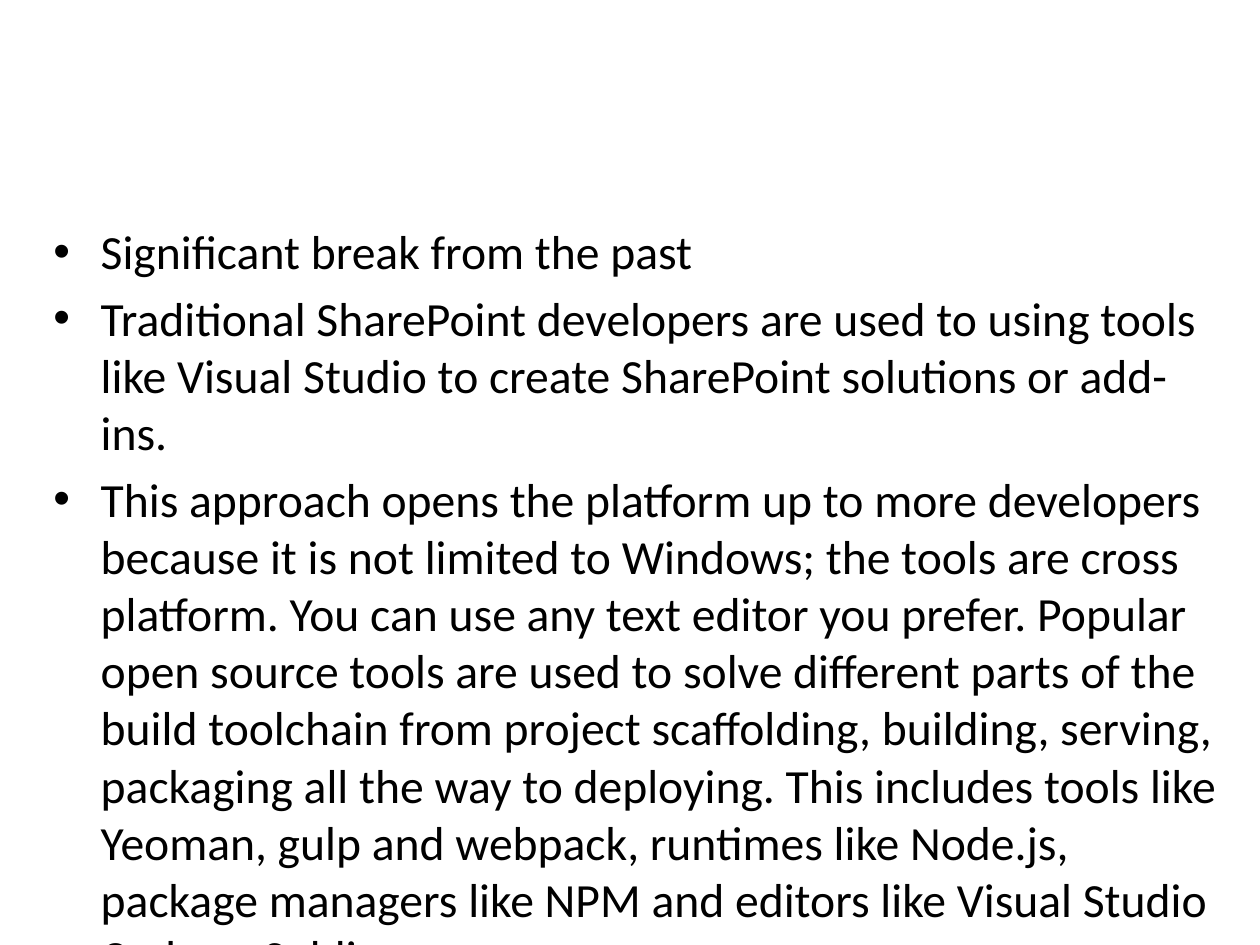
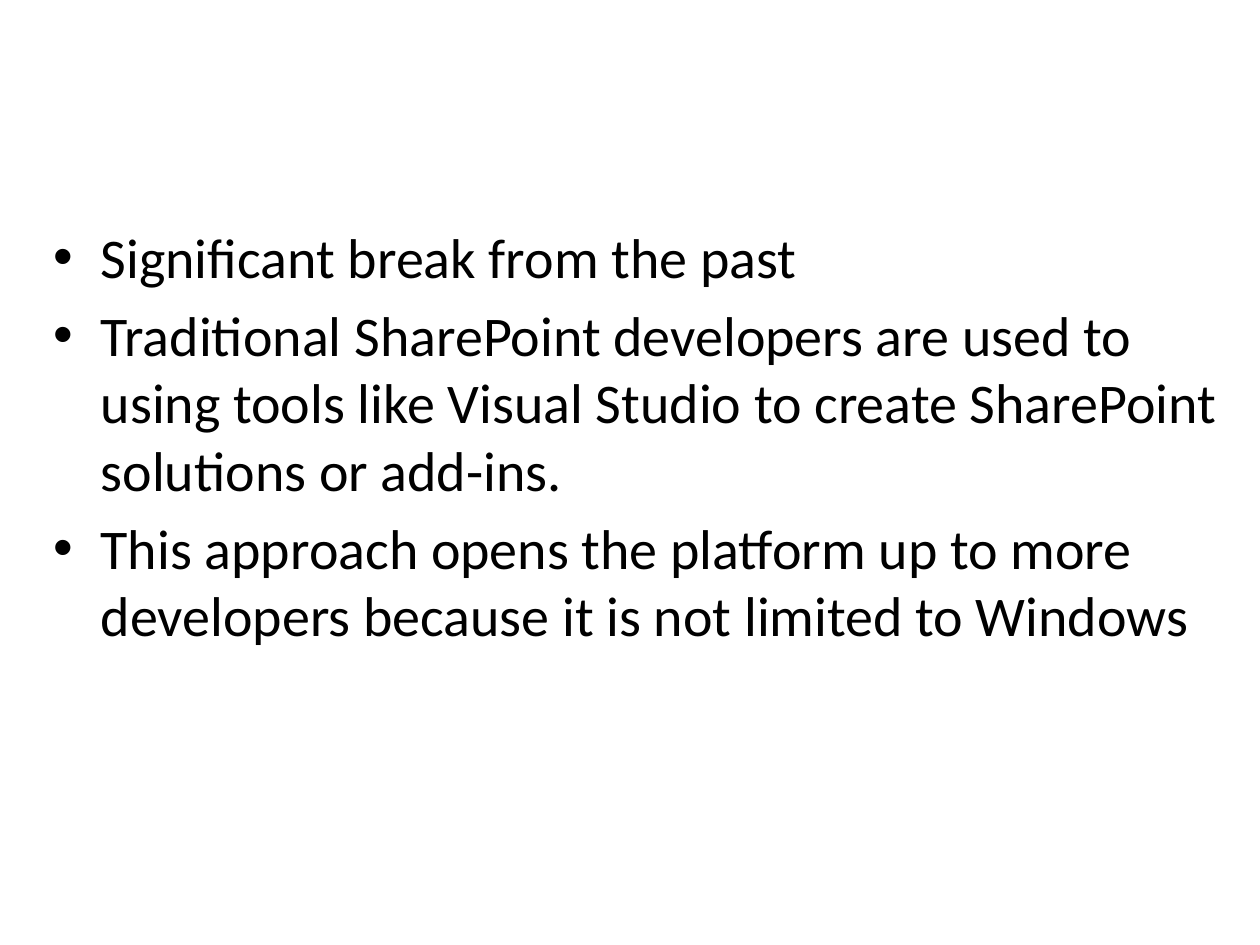
Before and after one commit to rostojic/MeetUp-Kg-Sept2017, a slide deck: slide 10 of CT-ShrePoint FrameWork - Tarabica 2017 - Main.pptx (slide 11 before the commit). Drawn at 1260x945 pixels with LibreOffice and Linux fonts; fonts in the diff are those of the drawing; background and template pictures are left out. Boxes give left, top, right and bottom in pixels: in the first picture for what was removed or moved away, otherwise in the second. Text is boxed around its words. In the diff, an @@ line names an element or a change of style, - is before the commit and + after.

```diff
--- a/CT-ShrePoint FrameWork - Tarabica 2017 - Main.pptx
+++ b/CT-ShrePoint FrameWork - Tarabica 2017 - Main.pptx
@@ text at box(101, 239, 1216, 492): size 27.2 to 32 pt in "Significant break from the past", "Traditional SharePoint developers are used to using ..." @@
@@ text at box(101, 530, 1188, 645): text changed; size 27.2 to 32 pt @@
-• This approach opens the platform up to more developers because it is not limited to Windows; the tools are cross platform. You can use any text editor you prefer. Popular open source tools are used to solve different parts of the build toolchain from project scaffolding, building, serving, packaging all the way to deploying. This includes tools like Yeoman, gulp and webpack, runtimes like Node.js, package managers like NPM and editors like Visual Studio Code or Sublime.
+• This approach opens the platform up to more developers because it is not limited to Windows
```
Also in this commit, not shown: 9 other slides changed, 2 slides removed, 23 other files.
